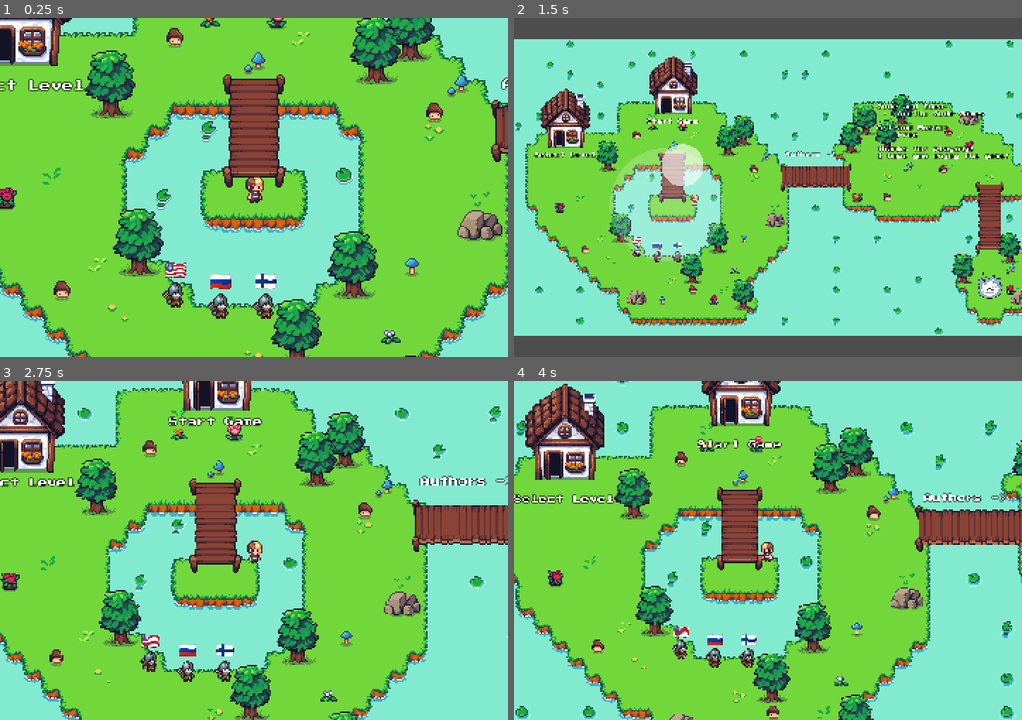
Above: before the commit, frames 1-4 (two rows, left to right).
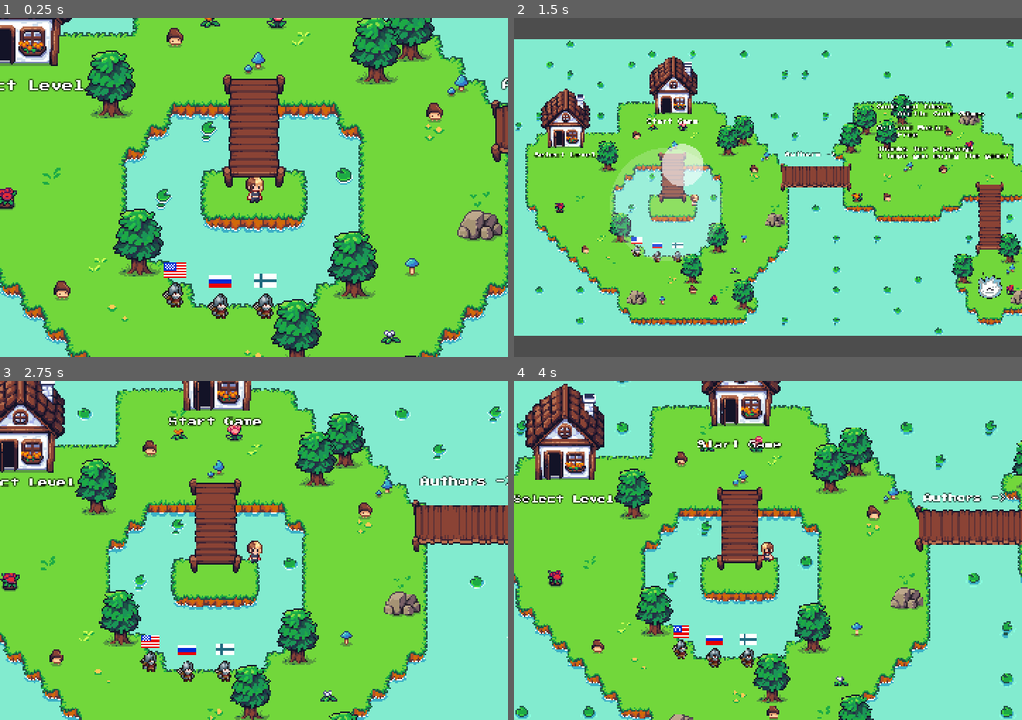
Above: after the commit, the same moments.

Repository: dmitrii-eremin/watch-your-step
Game: Godot game, scene res://scenes/levels/menu_level.tscn
Same seed, same stepped clock (60 frames per second), same inputs: the game is played once before the commit and once after it. Sound files missing from this copy of the repository are replaced by a short silence.
Inputs (mouse positions are in pixels of both pictures, inside the frame that each line leads up to):
- Up to frame 1 (0.25 s): no input
- Up to frame 2 (1.5 s): tap Enter (ui_accept) at 0.5, 0.77 s; move the mouse to (879, 170) at 0.52 s; hold Right (go_right) 0.53-1.25 s; hold F7 (look_at_whole_world) 0.53-1.25 s; click (879, 170) at 0.67 s; drag from (666, 204) to (722, 65) at 1.27 s
- Up to frame 3 (2.75 s): move the mouse to (304, 475) at 2.02 s; hold Right (go_right) from 2.03 s (still down); hold F7 (look_at_whole_world) from 2.03 s (still down)
- Up to frame 4 (4 s): release Right (go_right) at 2.75 s; release F7 (look_at_whole_world) at 2.75 s; drag from (742, 618) to (534, 465) at 2.77 s; move the mouse to (920, 601) at 3.52 s; hold Left (go_left) from 3.53 s (still down); hold F7 (look_at_whole_world) from 3.53 s (still down); tap Enter (ui_accept) at 3.77 s

The runs differ from the first frame. In frame 1, 0.4% of the frame differs, in the area x 32-55%, y 72-80%; in frame 2, less than 0.1%; in frame 3, 0.3%; in frame 4, 0.3%.

Commit message:
updates language icons

Diff:
--- a/scenes/language_npc.gd
+++ b/scenes/language_npc.gd
@@ -10,19 +10,19 @@
 signal language_change(lang: Language)
 
 const _flags: Dictionary = {
-	Language.English: "🇺🇸",
-	Language.Russian: "🇷🇺",
-	Language.Finnish: "🇫🇮",
+	Language.English: &"en",
+	Language.Russian: &"ru",
+	Language.Finnish: &"fi",
 }
 
 @export var language: Language = Language.English
 
-@onready var _label := $Label
+@onready var _languages_icon := $Languages
 @onready var _lang_changed := $LanguageChangedLabel
 @onready var _lang_changed_timer := $Timer
 
 func _ready() -> void:
-	_label.text = _flags[language]
+	_languages_icon.play(_flags[language])
 
 func _on_hit_area_body_entered(body: Node2D) -> void:
 	if not body.is_in_group(&"player"):
--- a/scenes/language_npc.tscn
+++ b/scenes/language_npc.tscn
@@ -1,8 +1,9 @@
-[gd_scene load_steps=14 format=3 uid="uid://ctbkmmh82e20r"]
+[gd_scene load_steps=18 format=3 uid="uid://ctbkmmh82e20r"]
 
 [ext_resource type="Script" uid="uid://fwqhpfmvd6om" path="res://scenes/language_npc.gd" id="1_40vkl"]
 [ext_resource type="Texture2D" uid="uid://cgiiptkua7tam" path="res://assets/sprites/characters/soldier.png" id="1_iejvt"]
 [ext_resource type="LabelSettings" uid="uid://bhlktkb5elsox" path="res://ui/hud_labels.tres" id="3_kc3pb"]
+[ext_resource type="Texture2D" uid="uid://wfoqspwpqvtk" path="res://assets/sprites/icons/languages.png" id="4_s44rx"]
 
 [sub_resource type="AtlasTexture" id="AtlasTexture_40vkl"]
 atlas = ExtResource("1_iejvt")
@@ -58,10 +59,47 @@
 radius = 5.0
 height = 12.0
 
-[sub_resource type="LabelSettings" id="LabelSettings_40vkl"]
-
 [sub_resource type="RectangleShape2D" id="RectangleShape2D_40vkl"]
 size = Vector2(13, 9)
+
+[sub_resource type="AtlasTexture" id="AtlasTexture_0svxj"]
+atlas = ExtResource("4_s44rx")
+region = Rect2(0, 32, 16, 16)
+
+[sub_resource type="AtlasTexture" id="AtlasTexture_mvxlg"]
+atlas = ExtResource("4_s44rx")
+region = Rect2(0, 0, 16, 16)
+
+[sub_resource type="AtlasTexture" id="AtlasTexture_vc1sa"]
+atlas = ExtResource("4_s44rx")
+region = Rect2(0, 16, 16, 16)
+
+[sub_resource type="SpriteFrames" id="SpriteFrames_wx261"]
+animations = [{
+"frames": [{
+"duration": 1.0,
+"texture": SubResource("AtlasTexture_0svxj")
+}],
+"loop": true,
+"name": &"en",
+"speed": 5.0
+}, {
+"frames": [{
+"duration": 1.0,
+"texture": SubResource("AtlasTexture_mvxlg")
+}],
+"loop": true,
+"name": &"fi",
+"speed": 5.0
+}, {
+"frames": [{
+"duration": 1.0,
+"texture": SubResource("AtlasTexture_vc1sa")
+}],
+"loop": true,
+"name": &"ru",
+"speed": 5.0
+}]
 
 [node name="LanguageNPC" type="CharacterBody2D"]
 script = ExtResource("1_40vkl")
@@ -76,14 +114,6 @@
 position = Vector2(0, 3)
 rotation = 1.5707964
 shape = SubResource("CapsuleShape2D_40vkl")
-
-[node name="Label" type="Label" parent="."]
-offset_left = -8.0
-offset_top = -35.0
-offset_right = 32.0
-offset_bottom = -12.0
-text = "🇺🇸"
-label_settings = SubResource("LabelSettings_40vkl")
 
 [node name="HitArea" type="Area2D" parent="."]
 collision_layer = 3
@@ -105,8 +135,13 @@
 horizontal_alignment = 1
 
 [node name="Timer" type="Timer" parent="."]
-wait_time = 5.0
+wait_time = 3.0
 one_shot = true
+
+[node name="Languages" type="AnimatedSprite2D" parent="."]
+position = Vector2(0, -22)
+sprite_frames = SubResource("SpriteFrames_wx261")
+animation = &"fi"
 
 [connection signal="body_entered" from="HitArea" to="." method="_on_hit_area_body_entered"]
 [connection signal="timeout" from="Timer" to="." method="_on_timer_timeout"]
Binary file added: assets/sprites/icons/languages.png
Not shown, added: assets/sprites/icons/languages.png.import
